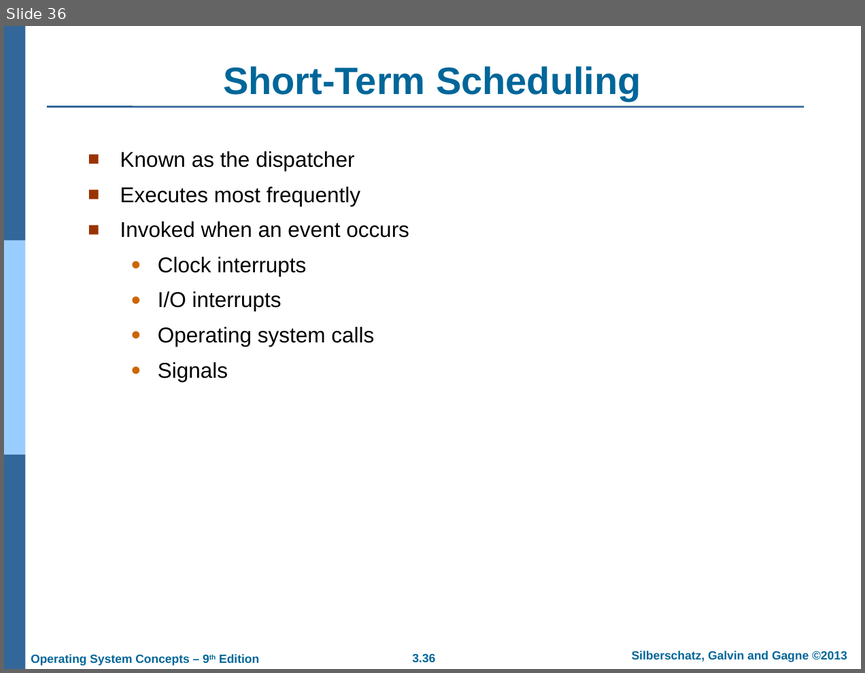
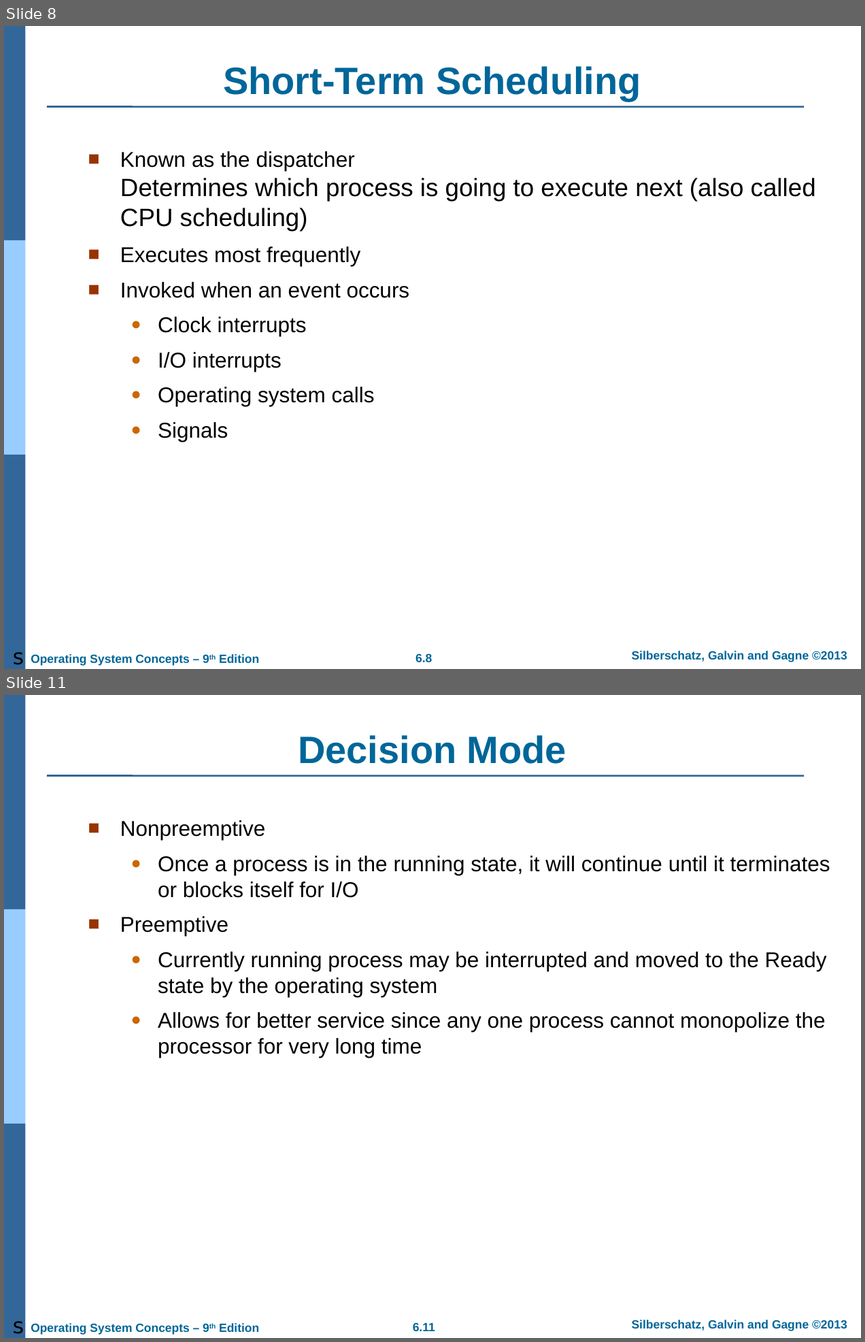
Before and after one commit to qasim2020/givezakat, a slide deck: static/AOS/Chapter 3.ppt. Shown one above the other, each under a label of ours: slide 36 before the commit, slides 8 and 11 after it; the slides between them are not shown. The pictures are 865x673 and 865x1342 pixels, drawn with LibreOffice and Linux fonts; fonts in the diff are those of the drawing; background and template pictures are left out. Boxes give left, top, right and bottom in pixels: in the first picture for what was removed or moved away, otherwise in the second. Text is boxed around its words. In the diff, an @@ line names an element or a change of style, - is before the commit and + after.

```diff
--- a/static/AOS/Chapter 3.ppt
+++ b/static/AOS/Chapter 3.ppt
@@ slide 11 added at box(4, 695, 861, 1338), background #FFFFFF; not listed: 7 template elements that a slide beside it also shows @@
@@ title added at box(298, 735, 566, 764), 32 pt, text #006699, bold @@
+Decision Mode
@@ text added at box(120, 820, 830, 1057), 18 pt, text #000000 @@
+■ Nonpreemptive
+  ● Once a process is in the running state, it will continue until it terminates or blocks itself for I/O
+■ Preemptive
+  ● Currently running process may be interrupted and moved to the Ready state by the operating system
+  ● Allows for better service since any one process cannot monopolize the processor for very long time
@@ text added at box(13, 1321, 24, 1334), 18 pt, text #000000 @@
+s
@@ what was slide 36 is now slide 8 @@
@@ slide 8 changed as well @@
@@ text at box(120, 151, 816, 231): text changed; size 18 to 21 pt @@
-■ Known as the dispatcher
+■ Known as the dispatcher
+  Determines which process is going to execute next (also called CPU scheduling)
@@ text added at box(13, 652, 24, 665), 18 pt, text #000000 @@
+s
@@ page number at box(415, 653, 432, 662): text changed @@
-3.36
+6.8
```
Also in this commit, not shown: 1 other slide changed, 40 other slides added, 60 slides removed, 12 other files.
